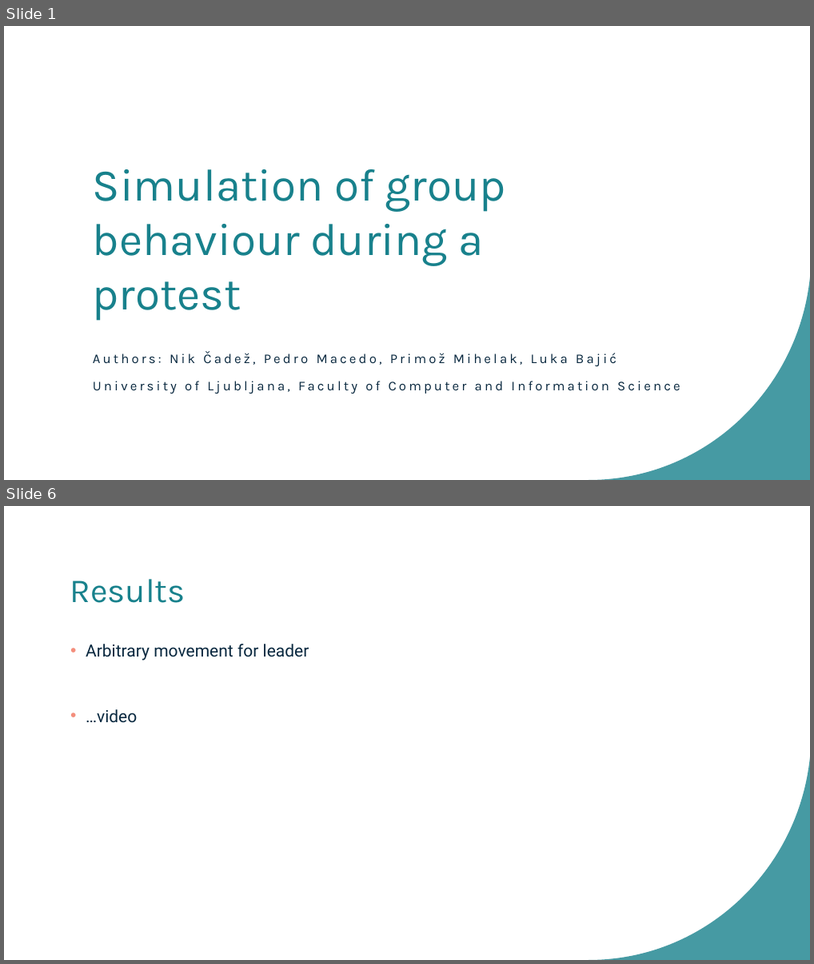
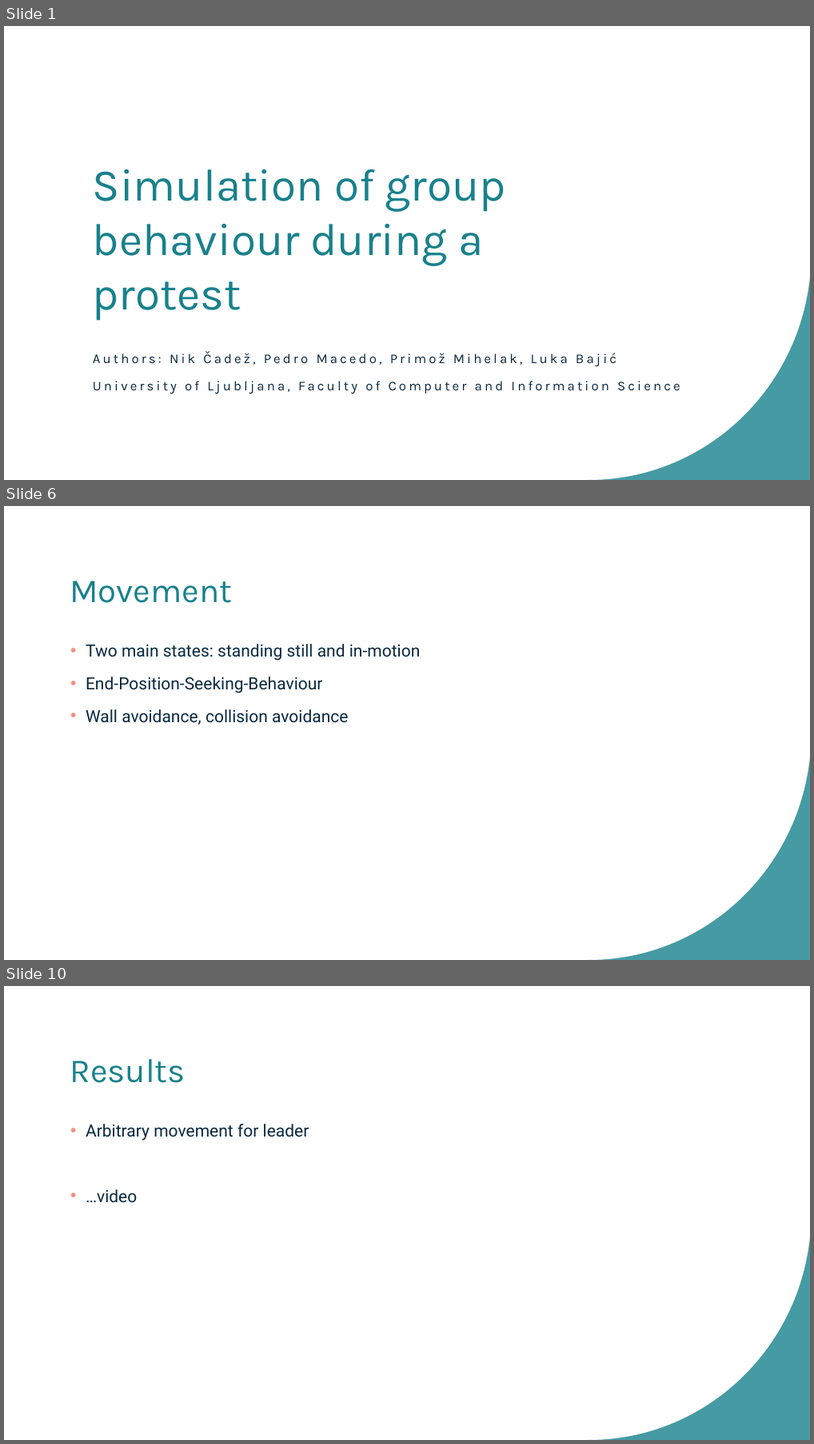
Before and after one commit to bajicluka01/CollectiveBehaviour-GroupA, a slide deck: GroupA-presentation.pptx. Shown one above the other, each under a label of ours: slides 1 and 6 before the commit, slides 1, 6 and 10 after it; the slides between them are not shown. The pictures are 814x964 and 814x1444 pixels, drawn with LibreOffice and Linux fonts; fonts in the diff are those of the drawing. Boxes give left, top, right and bottom in pixels: in the first picture for what was removed or moved away, otherwise in the second. Text is boxed around its words. In the diff, an @@ line names an element or a change of style, - is before the commit and + after.

```diff
--- a/GroupA-presentation.pptx
+++ b/GroupA-presentation.pptx
@@ slide 6 added at box(4, 506, 810, 960), background #FFFFFF; not listed: 1 template element that a slide beside it also shows @@
@@ title added at box(70, 580, 232, 603), 40 pt, text #18818C @@
+Movement
@@ text added at box(86, 644, 421, 724), 20 pt, text #09283F @@
+• Two main states: standing still and in-motion
+• End-Position-Seeking-Behaviour
+• Wall avoidance, collision avoidance
@@ what was slide 6 is now slide 10 @@
```
Also in this commit, not shown: 5 slides changed, 3 other slides added.
